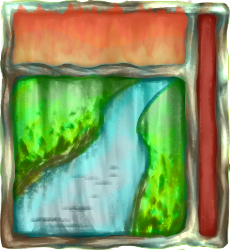
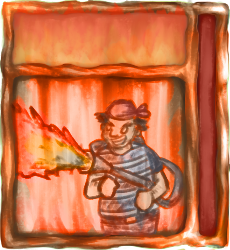
Revision of a layered 230 x 250 image; what changed, layer by layer:
added layer "npc - humanbandit" above "river" over (0, 0, 230, 250)
